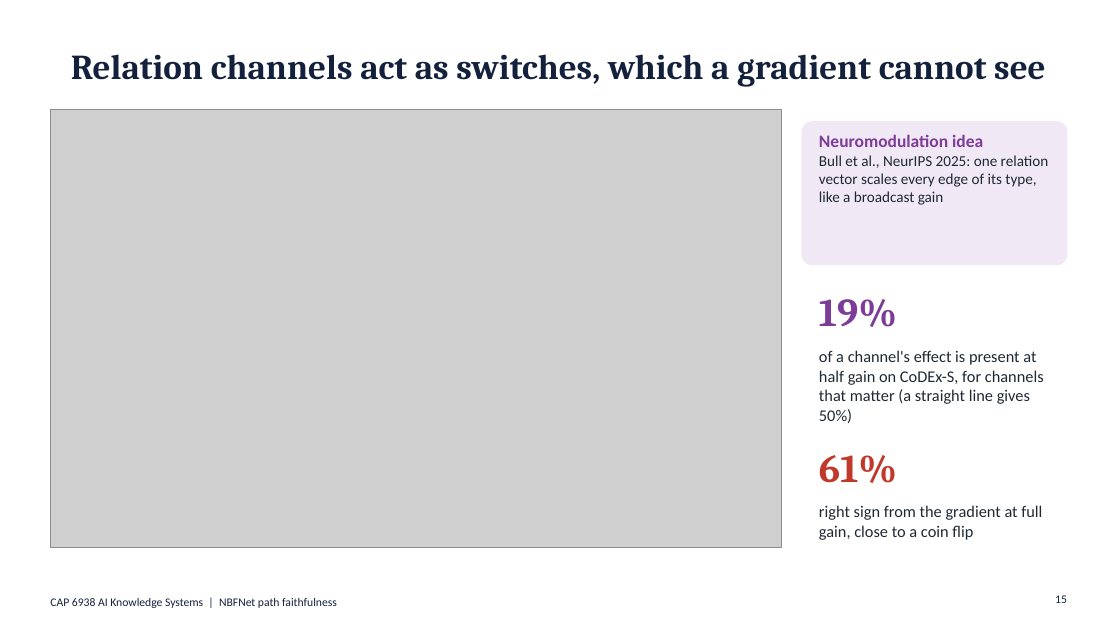
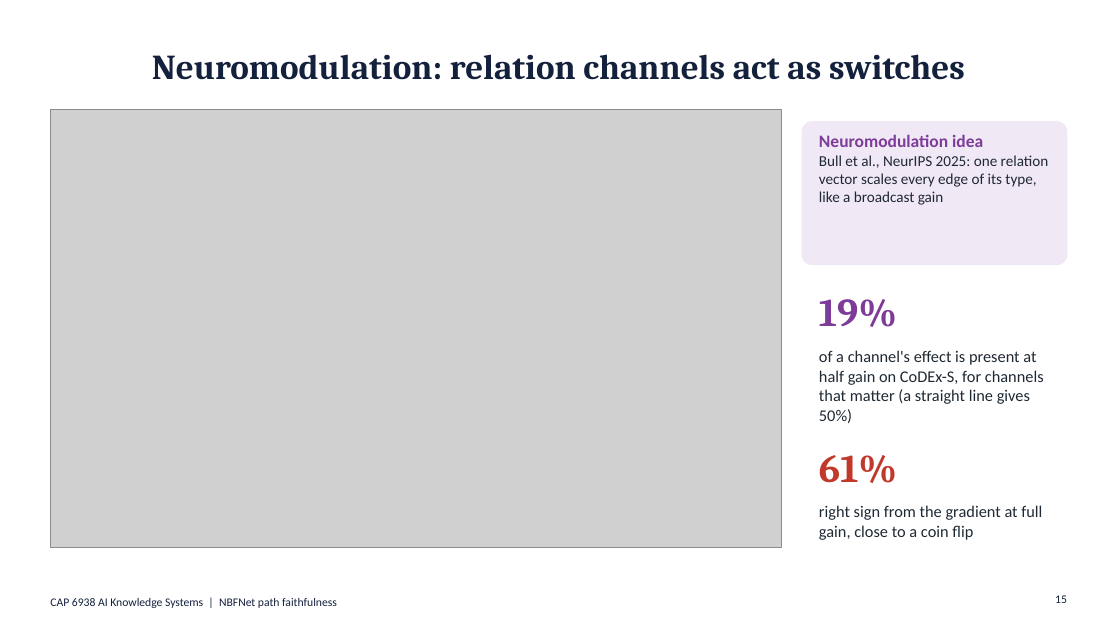
Before and after one commit to shadi97kh/nbfnet-path-faithfulness, a slide deck: slide 15 of presentation/NBFNet_Path_Faithfulness.pptx. Drawn at 1120x630 pixels with LibreOffice and Linux fonts; fonts in the diff are those of the drawing; grey boxes stand for pictures. Boxes give left, top, right and bottom in pixels: in the first picture for what was removed or moved away, otherwise in the second. Text is boxed around its words. In the diff, an @@ line names an element or a change of style, - is before the commit and + after.

Commit message:
Save the notebook with the outputs of a complete run
Also a where-each-part-lives table in the README, and neuromodulation named
on slides 4, 8 and 15.

```diff
--- a/presentation/NBFNet_Path_Faithfulness.pptx
+++ b/presentation/NBFNet_Path_Faithfulness.pptx
@@ title at [152, 54, 965, 80]: text changed @@
-Relation channels act as switches, which a gradient cannot see
+Neuromodulation: relation channels act as switches
```
Also in this commit, not shown: 2 other slides changed, 2 other files.
